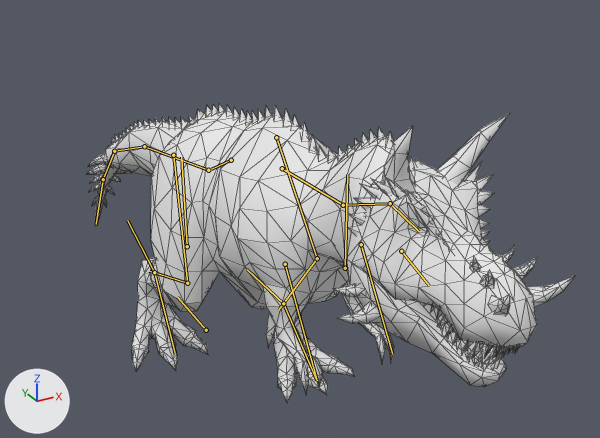
Two versions of the glTF model Project/area/2 dino jungle/object/model/dino/DinoRex.gltf, one commit apart.
Before and after are seen from a camera (50 mm lens) standing at (-19.2, -49.1, 31.8) and looking at (5.3, -4.5, 9.5). Every picture has the same lights, and +X, +Y and +Z are marked at lower left. Both versions are drawn at frame 29 of the action 'rex-upper-bite'; the numbers are the values there. The bones that bend it are drawn over the model as lines. Mesh edges are drawn as thin lines.

The first picture shows 'DinoRexMesh'.
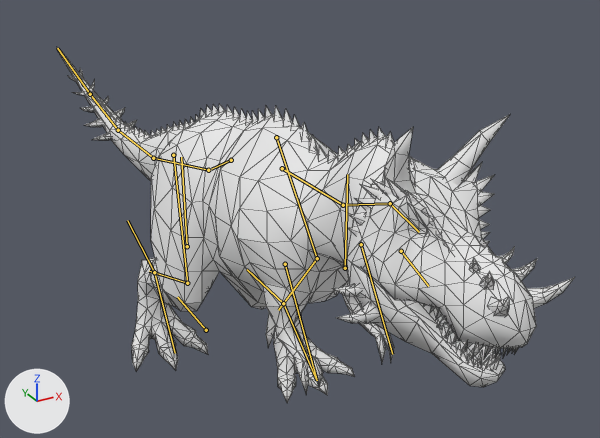
Boxes [x1, y1, x2, y2] around the edits, measured in the pictures (600 x 438 px):
'DinoRexMesh', posed (6% wider, 19% taller)
    before: [87, 104, 575, 403]
    after: [57, 48, 575, 403]
bone 'tail1', root to tip
    before: (208, 170) to (144, 146)
    after: (208, 170) to (153, 158)
bone 'tail2', root to tip
    before: (144, 146) to (114, 151)
    after: (153, 158) to (118, 130)
bone 'tail3', root to tip
    before: (114, 151) to (103, 179)
    after: (118, 130) to (90, 94)
bone 'tail4', root to tip
    before: (103, 179) to (96, 224)
    after: (90, 94) to (57, 48)

Patch to the scene script:
```diff
--- a/Project/area/2 dino jungle/object/model/dino/DinoRex.gltf.py
+++ b/Project/area/2 dino jungle/object/model/dino/DinoRex.gltf.py
@@ bone_tail1 @@
 bone_tail1 = bpy.data.objects['DinoRexRoot'].pose.bones['tail1']  # child of 'hip'
-bone_tail1.rotation_quaternion = (0.996, 0.027, -0.084, 0.021)  # degrees (3, -10, 2)
+bone_tail1.rotation_quaternion = (1.0, -0.019, 0.015, -0.003)  # degrees (-2, 2, 0)
@@ bone_tail2 @@
 bone_tail2 = bpy.data.objects['DinoRexRoot'].pose.bones['tail2']  # child of 'tail1'
-bone_tail2.rotation_quaternion = (0.994, -0.094, 0.052, -0.006)  # degrees (-11, 6, -1)
+bone_tail2.rotation_quaternion = (0.992, 0.113, -0.063, 0.007)  # degrees (13, -7, 0)
@@ bone_tail3 @@
 bone_tail3 = bpy.data.objects['DinoRexRoot'].pose.bones['tail3']  # child of 'tail2'
-bone_tail3.rotation_quaternion = (0.974, -0.198, 0.109, -0.013)  # degrees (-23, 12, -4)
+bone_tail3.rotation_quaternion = (0.985, 0.152, -0.086, 0.01)  # degrees (18, -10, 0)
@@ bone_tail4 @@
 bone_tail4 = bpy.data.objects['DinoRexRoot'].pose.bones['tail4']  # child of 'tail3'
-bone_tail4.rotation_quaternion = (0.978, -0.183, 0.1, -0.012)  # degrees (-21, 11, -4)
+bone_tail4.rotation_quaternion = (0.985, 0.152, -0.086, 0.01)  # degrees (18, -10, 0)
```
